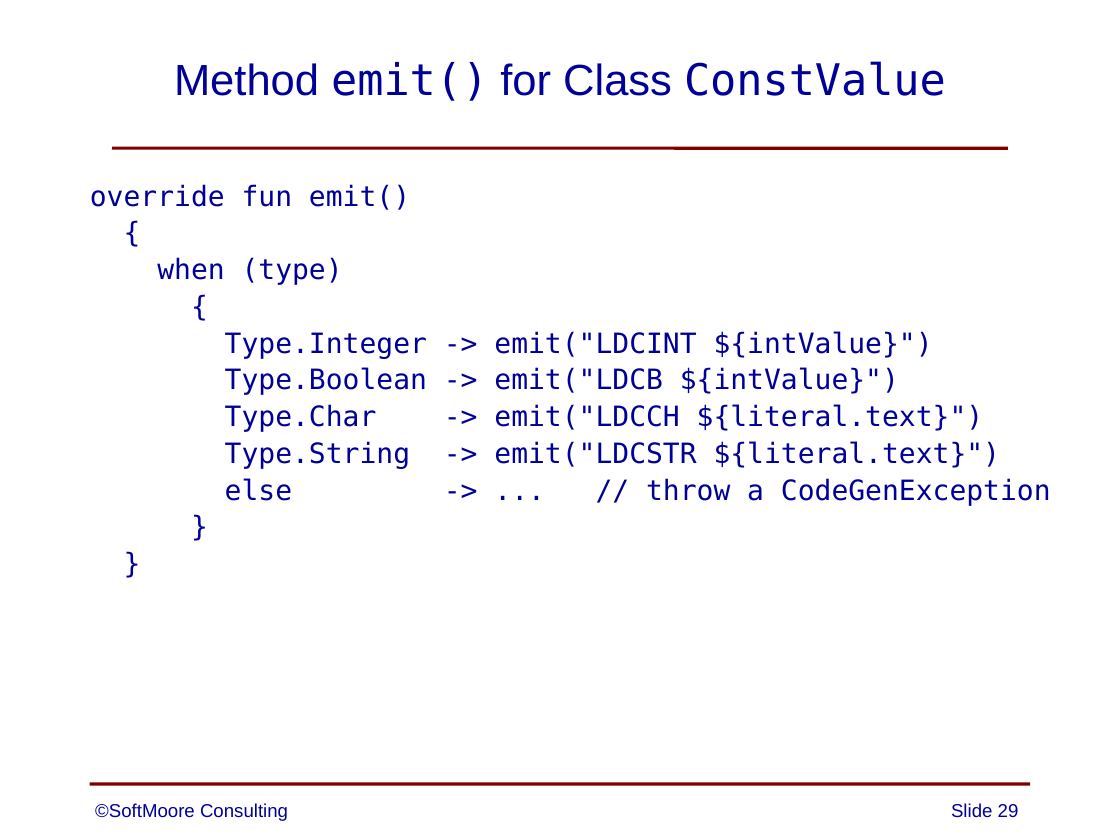
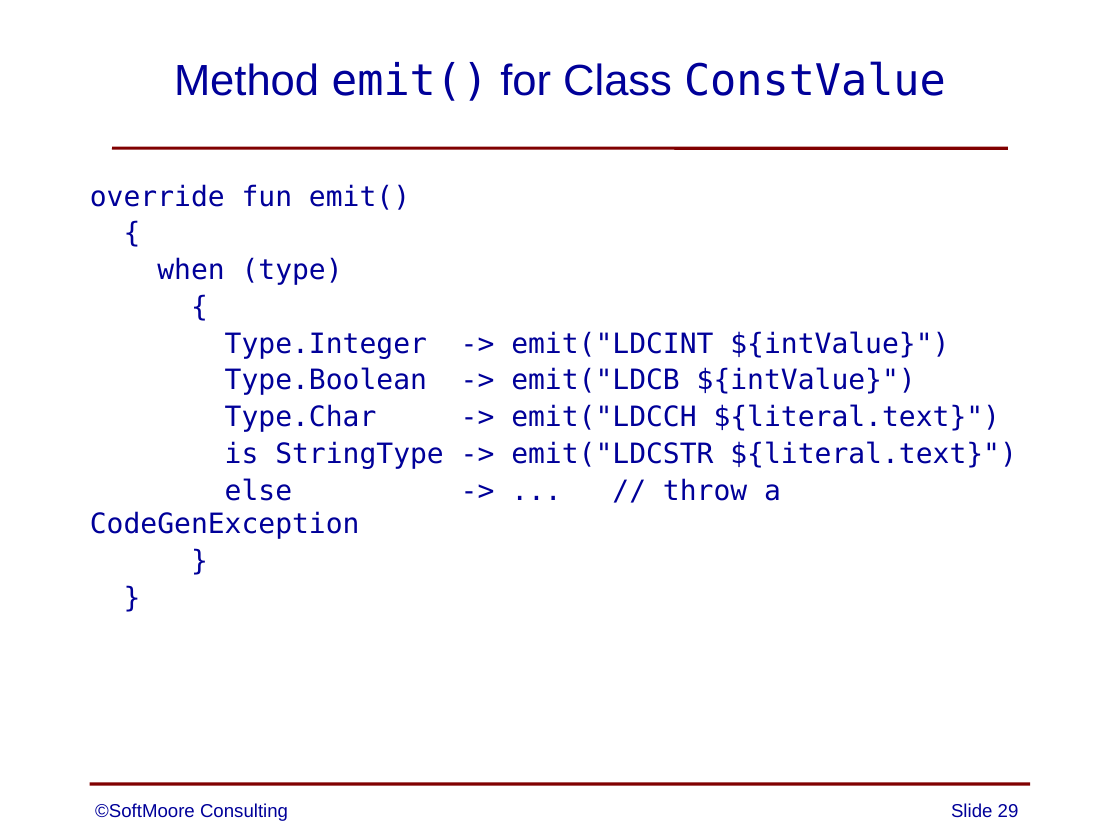
Before and after one commit to SoftMoore/CPRL-Kt-3rd, a slide deck: slide 29 of PowerPoints/11 - Code Generation.pptx. Drawn at 1120x840 pixels with LibreOffice and Linux fonts; fonts in the diff are those of the drawing. Boxes give left, top, right and bottom in pixels: in the first picture for what was removed or moved away, otherwise in the second. Text is boxed around its words. In the diff, an @@ line names an element or a change of style, - is before the commit and + after.

```diff
--- a/PowerPoints/11 - Code Generation.pptx
+++ b/PowerPoints/11 - Code Generation.pptx
@@ text at <box>225,441,1017,469</box>: text changed @@
-  Type.String -> emit("LDCSTR ${literal.text}")
+  is StringType -> emit("LDCSTR ${literal.text}")
```
Also in this commit, not shown: 1 other slide changed.
